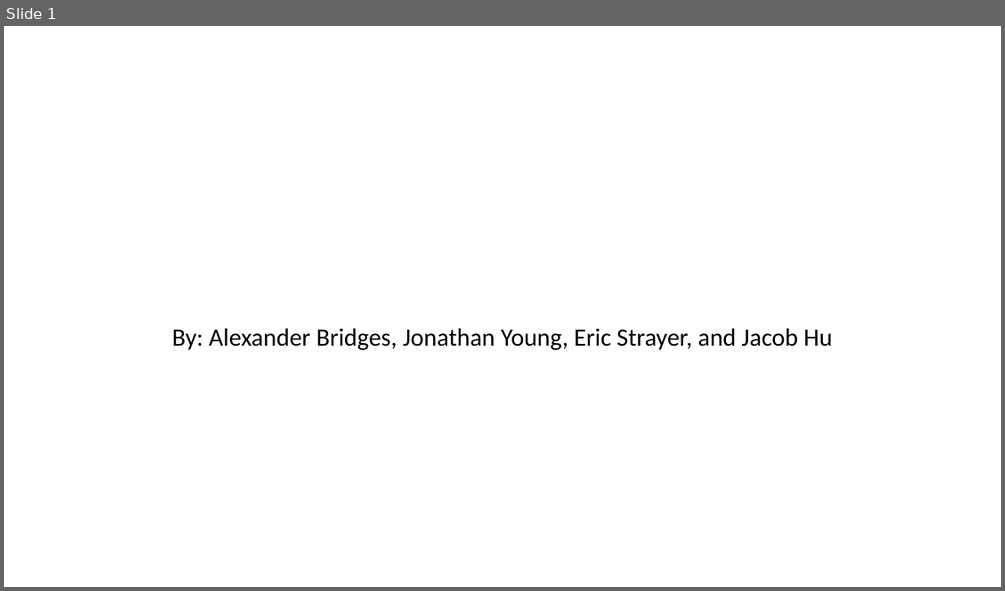
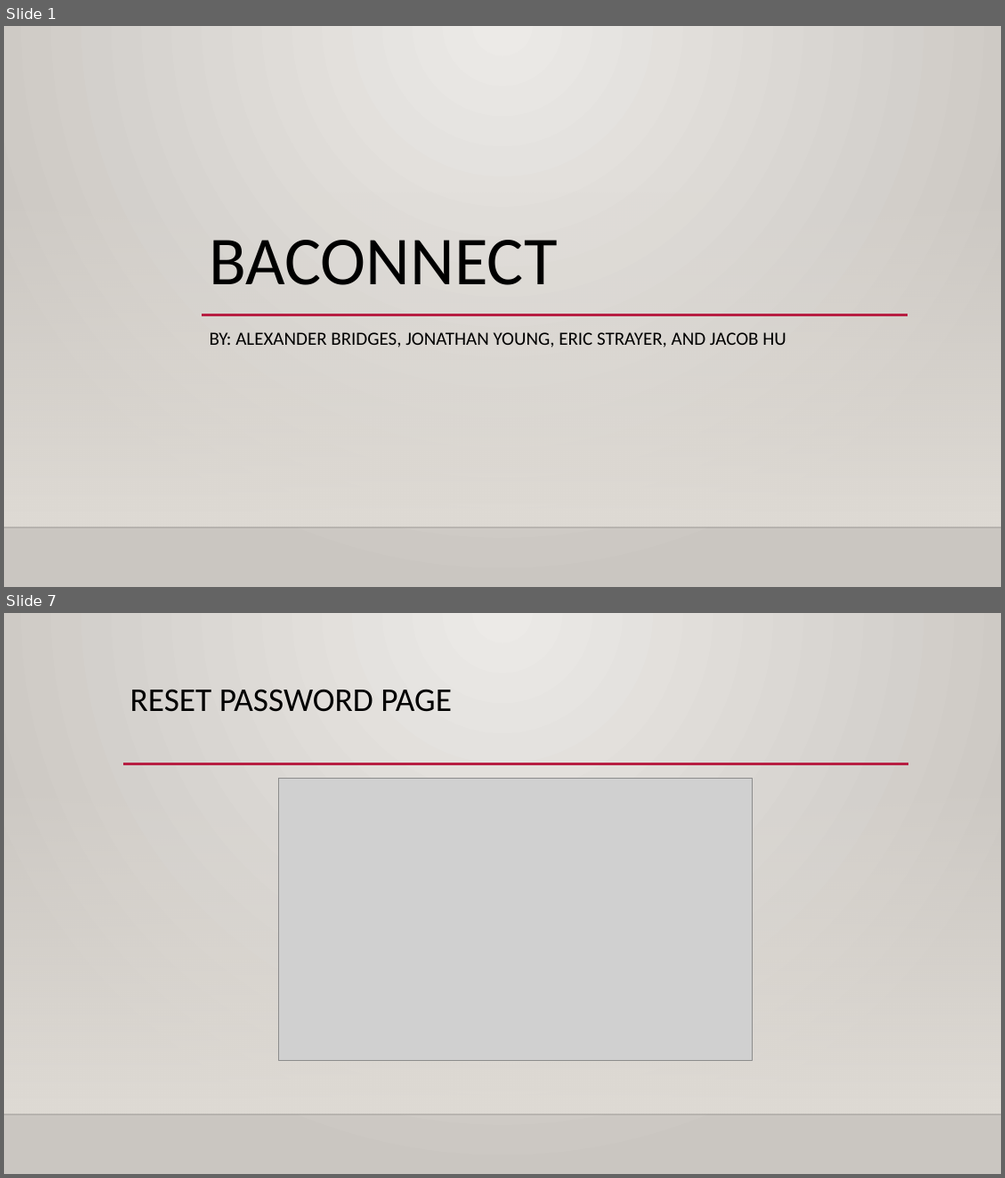
Before and after one commit to acb5649/BAConnect, a slide deck: Course Project Presentation 1.pptx. Shown one above the other, each under a label of ours: slide 1 before the commit, slides 1 and 7 after it; the slides between them are not shown. The pictures are 1005x591 and 1005x1178 pixels, drawn with LibreOffice and Linux fonts; fonts in the diff are those of the drawing; grey boxes stand for pictures; background and template pictures are left out. Boxes give left, top, right and bottom in pixels: in the first picture for what was removed or moved away, otherwise in the second. Text is boxed around its words. In the diff, an @@ line names an element or a change of style, - is before the commit and + after.

Commit message:
Add reset password page and updated ppt

```diff
--- a/Course Project Presentation 1.pptx
+++ b/Course Project Presentation 1.pptx
@@ slide 7 added at bbox=[4, 613, 1001, 1174], background gradient #ECEAE7 to #CAC7C1; not listed: 2 template elements that a slide beside it also shows @@
@@ title added at bbox=[130, 689, 452, 712], 32 pt, text #000000 @@
+RESET PASSWORD PAGE
@@ line added from (123, 764) to (909, 764), #B71E42 2.5 pt @@
@@ picture added at bbox=[279, 778, 752, 1060] @@
@@ slide 1 changed as well @@
@@ background #FFFFFF to gradient #ECEAE7 to #CAC7C1 @@
@@ rectangle added at bbox=[4, 192, 1001, 527], fill gradient #DFDBD5 @@
@@ title added at bbox=[210, 240, 558, 285], 66 pt, text #000000 @@
+BACONNECT
@@ line added from (202, 314) to (908, 314), #B71E42 2.5 pt @@
@@ subtitle at bbox=[210, 332, 786, 347]: text changed; size 24 to 18 pt @@
-By: Alexander Bridges, Jonathan Young, Eric Strayer, and Jacob Hu
+BY: ALEXANDER BRIDGES, JONATHAN YOUNG, ERIC STRAYER, AND JACOB HU
@@ line added from (4, 527) to (1001, 527), #000001 1 pt @@
```
Also in this commit, not shown: 4 other slides changed, 1 other slide added, 1 other file.
